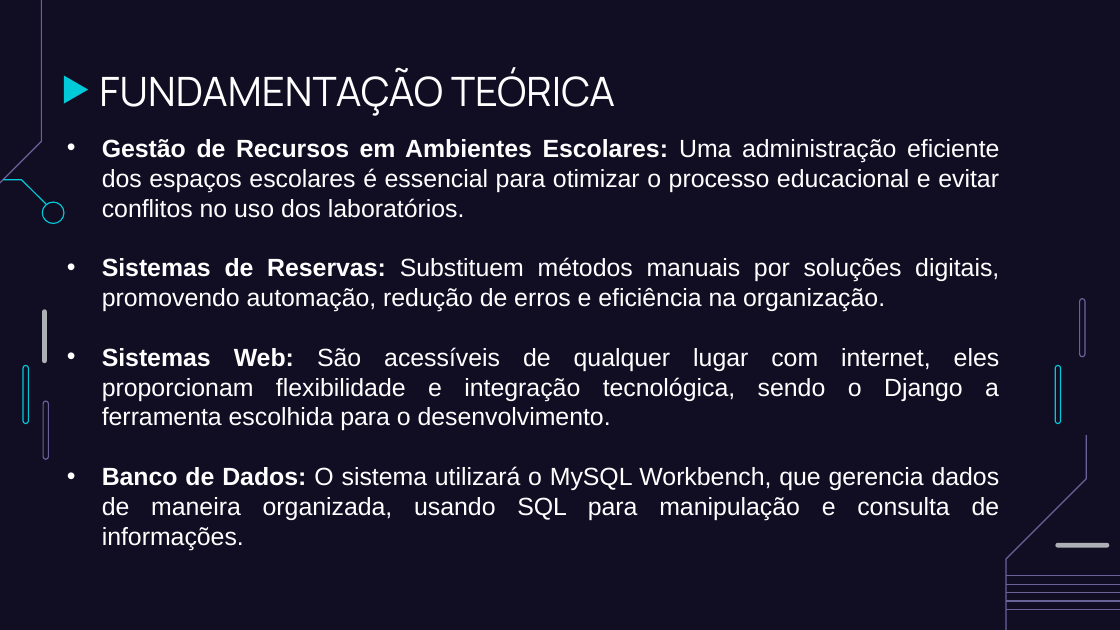
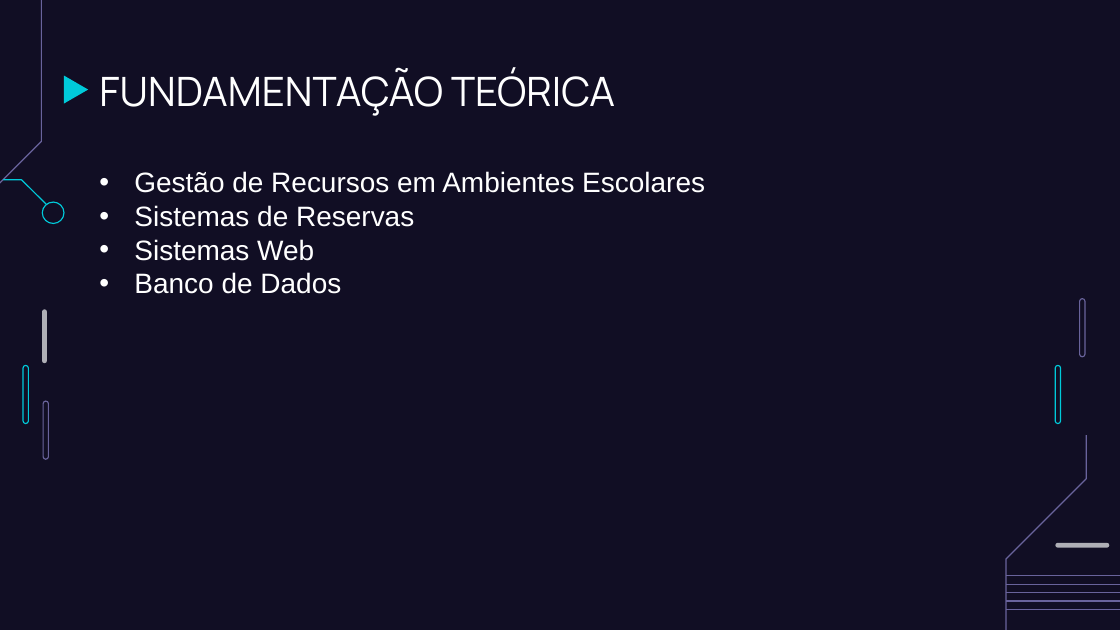
Before and after one commit to EduardoHRL/Projetos, a slide deck: slide 9 of tcc/apresentacao/Apresentação TCC.pptx. Drawn at 1120x630 pixels with LibreOffice and Linux fonts; fonts in the diff are those of the drawing. Boxes give left, top, right and bottom in pixels: in the first picture for what was removed or moved away, otherwise in the second. Text is boxed around its words. In the diff, an @@ line names an element or a change of style, - is before the commit and + after.

```diff
--- a/tcc/apresentacao/Apresentação TCC.pptx
+++ b/tcc/apresentacao/Apresentação TCC.pptx
@@ subtitle at (134,171,705,294): text changed; size 16 to 18 pt @@
-• Gestão de Recursos em Ambientes Escolares: Uma administração eficiente dos espaços escolares é essencial para otimizar o processo educacional e evitar conflitos no uso dos laboratórios.
-• Sistemas de Reservas: Substituem métodos manuais por soluções digitais, promovendo automação, redução de erros e eficiência na organização.
-• Sistemas Web: São acessíveis de qualquer lugar com internet, eles proporcionam flexibilidade e integração tecnológica, sendo o Django a ferramenta escolhida para o desenvolvimento.
-• Banco de Dados: O sistema utilizará o MySQL Workbench, que gerencia dados de maneira organizada, usando SQL para manipulação e consulta de informações.
+• Gestão de Recursos em Ambientes Escolares
+• Sistemas de Reservas
+• Sistemas Web
+• Banco de Dados
```
Also in this commit, not shown: 2 other slides changed, 2 other files.
